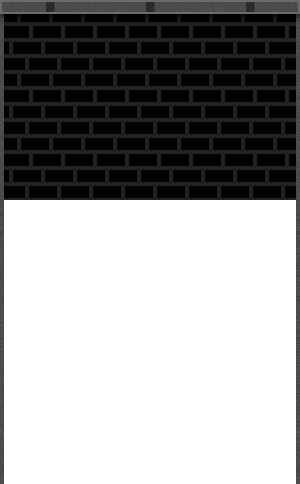
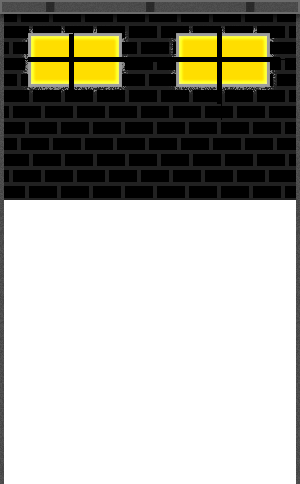
Layers edited between the first and the second 300×484 image:
added layer "Shape 1" above "Layer 3 a" over [20, 28, 285, 120]
added layer "Layer 3 a" above "Layer 3" over [176, 33, 270, 87]
added layer "Layer 3" above "Layer 2" over [28, 33, 122, 87]
